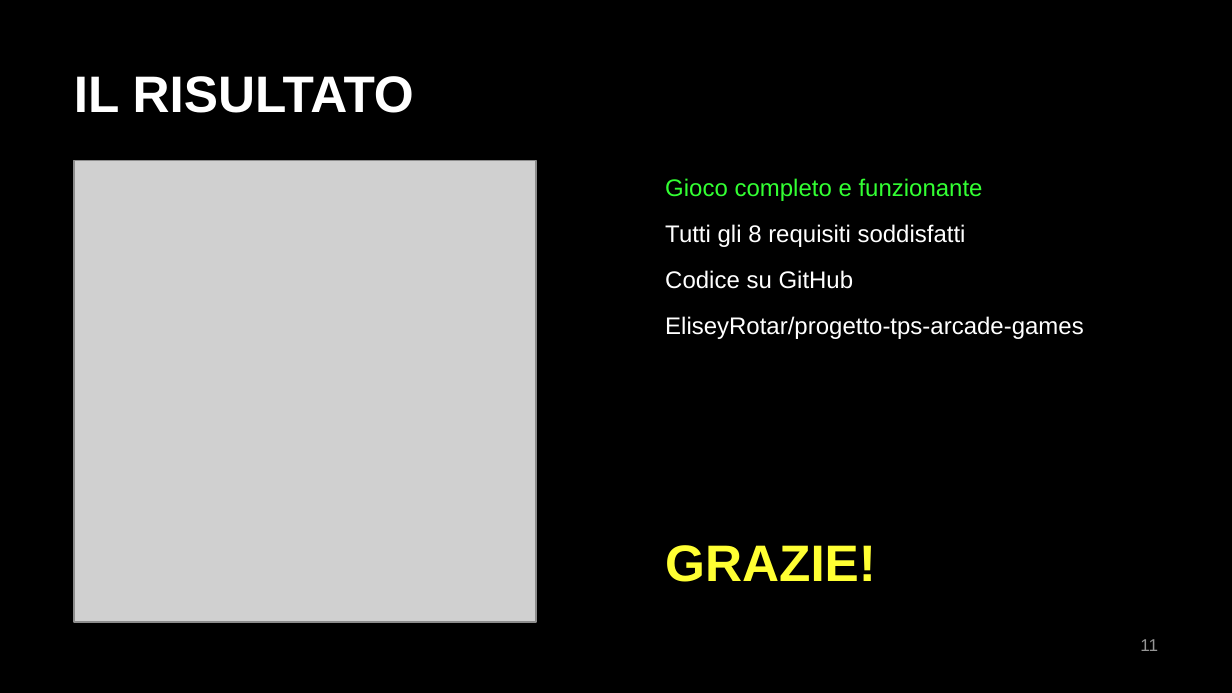
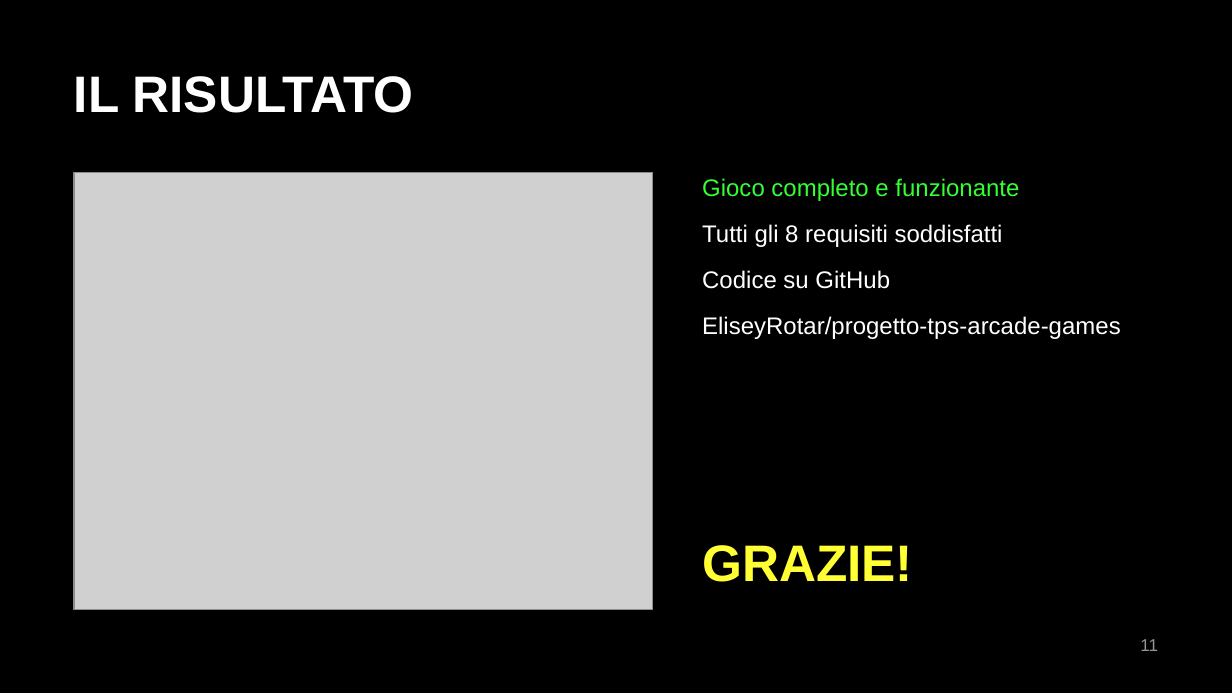
Before and after one commit to EliseyRotar/progetto-tps-arcade-games, a slide deck: slide 11 of consegna/Space Invaders - Presentazione.pptx. Drawn at 1232x693 pixels with LibreOffice and Linux fonts; fonts in the diff are those of the drawing; grey boxes stand for pictures. Boxes give left, top, right and bottom in pixels: in the first picture for what was removed or moved away, otherwise in the second. Text is boxed around its words. In the diff, an @@ line names an element or a change of style, - is before the commit and + after.

```diff
--- a/consegna/Space Invaders - Presentazione.pptx
+++ b/consegna/Space Invaders - Presentazione.pptx
@@ picture: place and size @@
-picture at [74, 160, 536, 622]
+picture at [74, 172, 653, 610]
@@ text "Gioco completo e funzionante": place and size @@
-text "Gioco completo e funzionante" at [665, 178, 1084, 339]
+text "Gioco completo e funzionante" at [702, 178, 1121, 339]
@@ text "GRAZIE!": place and size @@
-text "GRAZIE!" at [665, 545, 876, 582]
+text "GRAZIE!" at [702, 545, 913, 582]
```
Also in this commit, not shown: 6 other slides changed.
